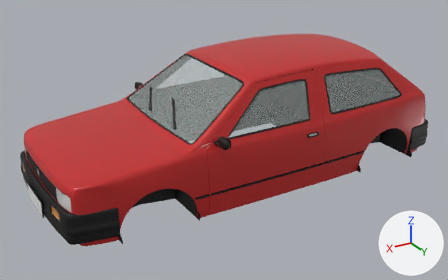
Before and after pictures for a commit that changed the glTF model veiculos/proprios/quebravel/caipora-molde/caipora-molde_lod1.glb.
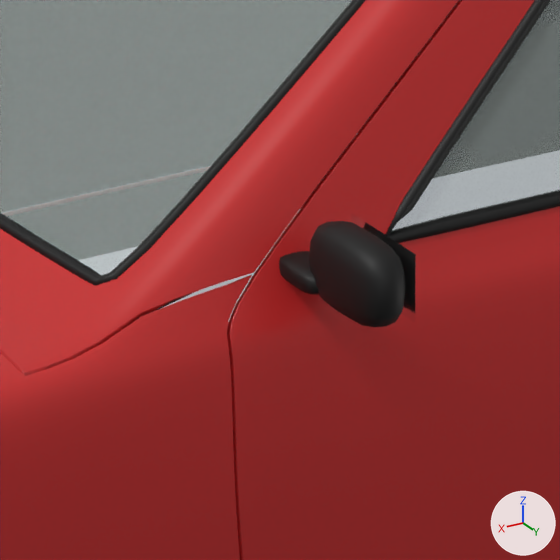
The first picture shows the older version from a 50 mm camera at (2.97, 4.66, 2.88) aimed at (0.2, 0.04, 0.57). The close-ups show the older and then the newer version on the part from 40% to 56% of the width and 39% to 64% of the height of that picture. Only the edits that show in the close-ups are written down. Lighting does not change. The marker at lower right points along +X, +Y and +Z. Vertices at exactly the same position are counted once.

In view in the first close-up: 'body', 'door_fl', 'fender_front_left', 'glass_door_fl', 'glass_windshield', 'mirror_left' and 1 more.
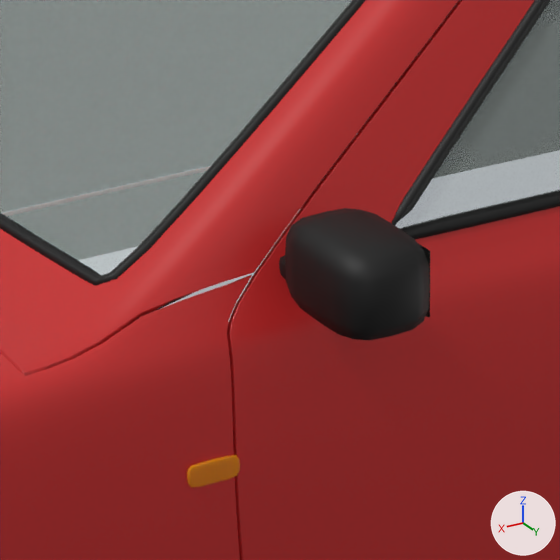
Location of each change, [x1, y1, x2, y2] in pixels of the close-ups (560 x 560 px; the box of a moved part takes in the faces that stretch with it):
'mirror_left', reshaped (10% wider, 16% taller)
    before: [279, 213, 416, 327]
    after: [279, 208, 430, 340]
part 1 of me_fender_front_left, added
    after: [187, 455, 240, 488]
part 2 of me_mirror_left, moved or reshaped
    before: [351, 213, 416, 322]
    after: [366, 210, 430, 319]
part 3 of me_mirror_left, moved or reshaped
    before: [309, 221, 405, 327]
    after: [285, 208, 430, 340]

What changed in the scene script:
```text
Change me_fender_front_left:
    used by ob_fender_front_left; location = (0.0, 0.0, 0.0)
    remove me_fender_front_left.from_pydata(...)  # 1423 vertices, 2616 faces; spans x 0.733..1.873, y 0.616..0.768, z 0.262..0.902
    add me_fender_front_left.from_pydata(...)  # 1521 vertices, 2808 faces; spans x 0.733..1.873, y 0.616..0.768, z 0.262..0.902
    me_fender_front_left part 1: a new loose piece of 98 vertices spanning x 0.778..0.838, y 0.759..0.766, z 0.707..0.733, in mat_lente_ambar (orange #ffa000)
    add me_fender_front_left.materials.append(mat_lente_ambar)  # orange #ffa000
Change me_mirror_left:
    used by ob_mirror_left; location = (0.0, 0.0, 0.0)
    remove me_mirror_left.from_pydata(...)  # 200 vertices, 386 faces; spans x 0.641..0.705, y 0.702..0.887, z 0.882..0.972
    add me_mirror_left.from_pydata(...)  # 200 vertices, 386 faces; spans x 0.619..0.723, y 0.702..0.895, z 0.877..0.977
    me_mirror_left part 2: the loose piece of 4 vertices spanning x 0.641, y 0.755..0.879, z 0.89..0.964 is moved by (-0.017, 0.0, 0.0)
    me_mirror_left part 3: 98 of 200 vertices moved; they spanned x 0.643..0.699, y 0.746..0.887, z 0.882..0.972 and now span x 0.619..0.723, y 0.739..0.895, z 0.877..0.977; mean shift (0.0, 0.0, 0.0); largest move (0.645, 0.848, 0.947) -> (0.621, 0.854, 0.951)
```
